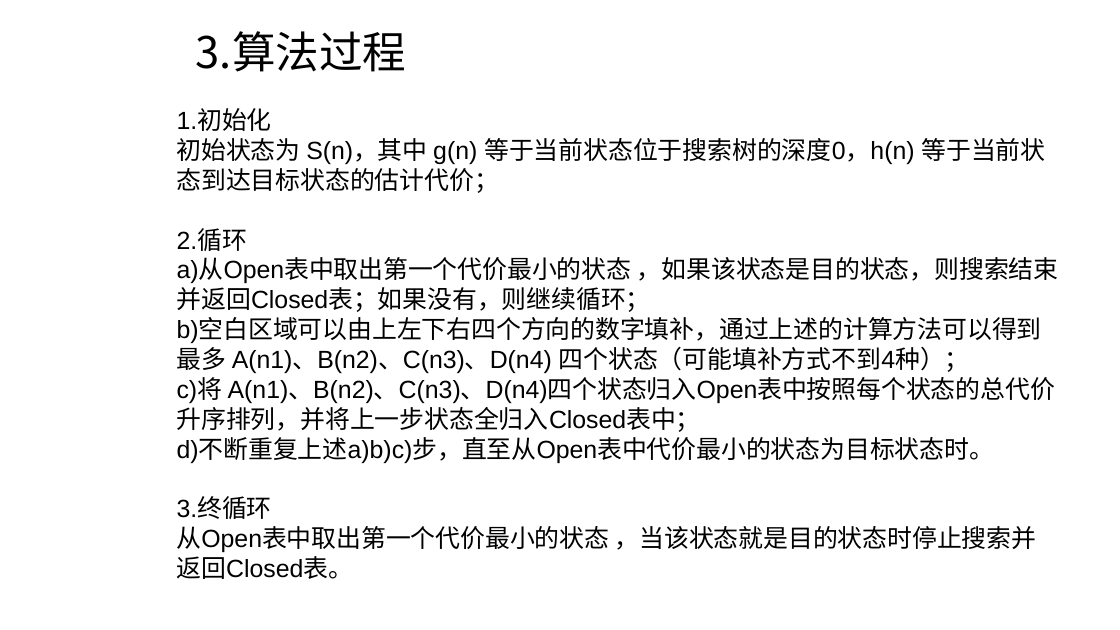
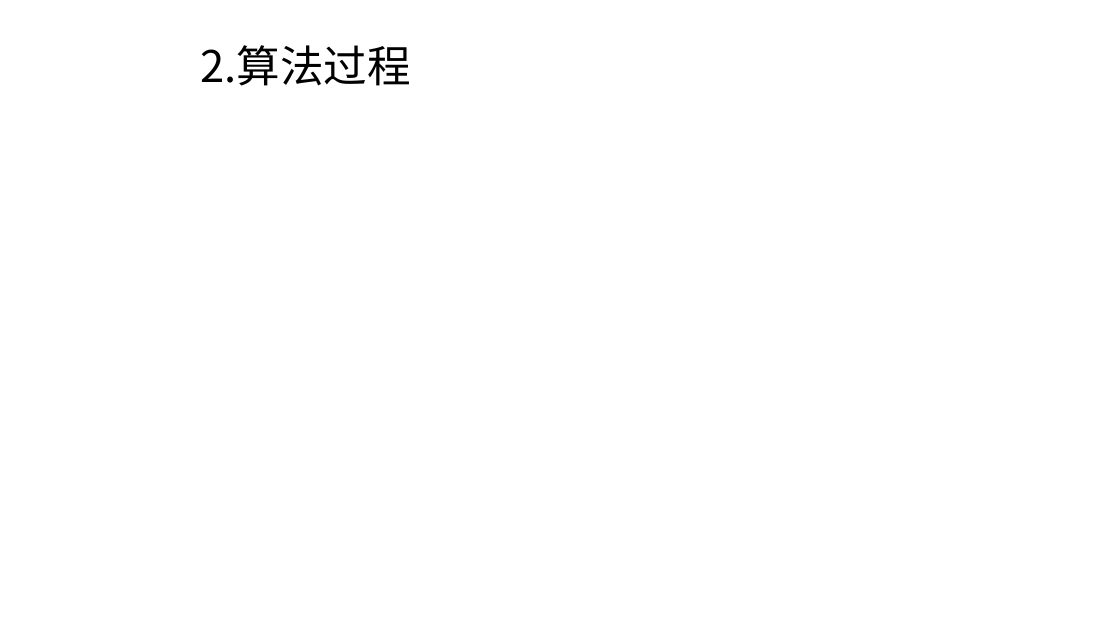
Before and after one commit to Anchovy0901/introduction-to-AI, a slide deck: slide 5 of 小组作业/doc/人工智能_G3_Astar算法讲解.pptx. Drawn at 1120x630 pixels with LibreOffice and Linux fonts; fonts in the diff are those of the drawing; background and template pictures are left out. Boxes give left, top, right and bottom in pixels: in the first picture for what was removed or moved away, otherwise in the second. Text is boxed around its words. In the diff, an @@ line names an element or a change of style, - is before the commit and + after.

```diff
--- a/小组作业/doc/人工智能_G3_Astar算法讲解.pptx
+++ b/小组作业/doc/人工智能_G3_Astar算法讲解.pptx
@@ title at box(201, 45, 411, 86): text changed @@
-3.算法过程
+2.算法过程
@@ text removed at box(177, 109, 1059, 579) @@
-1.初始化
-初始状态为 S(n)，其中 g(n) 等于当前状态位于搜索树的深度0，h(n) 等于当前状态到达目标状态的估计代价；
-2.循环
-a)从Open表中取出第一个代价最小的状态 ，如果该状态是目的状态，则搜索结束并返回Closed表；如果没有，则继续循环；
-b)空白区域可以由上左下右四个方向的数字填补，通过上述的计算方法可以得到最多 A(n1)、B(n2)、C(n3)、D(n4) 四个状态（可能填补方式不到4种）；
-c)将 A(n1)、B(n2)、C(n3)、D(n4)四个状态归入Open表中按照每个状态的总代价升序排列，并将上一步状态全归入Closed表中；
-d)不断重复上述a)b)c)步，直至从Open表中代价最小的状态为目标状态时。
-3.终循环
-从Open表中取出第一个代价最小的状态 ，当该状态就是目的状态时停止搜索并返回Closed表。
```
Also in this commit, not shown: 6 other slides changed, 1 slide added, 1 slide removed, 3 other files.
